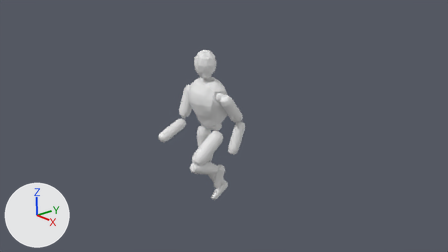
A saved change to the Blender file 2021 - Reclamation/Player.blend.
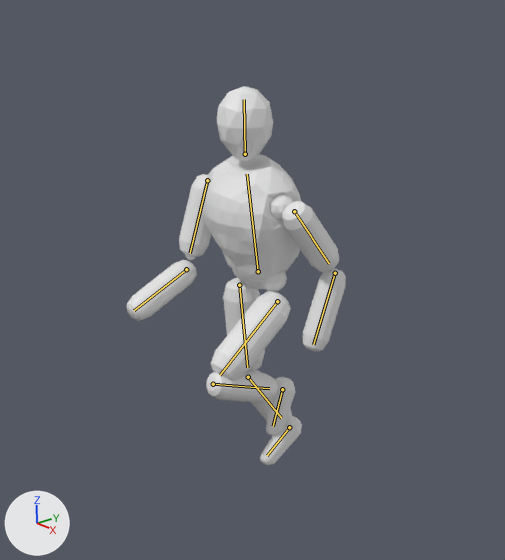
Old and new are each drawn from the file's camera 'Camera' and again close up on the part from 24% to 69% of the width and 6% to 94% of the height. The lights are fixed; the arrows at lower left show +X, +Y and +Z. Both versions are drawn at frame 1 of the action 'Run - Player'; the numbers are the values there. The bones that bend it are drawn over the model as lines in the close-ups.

Objects in the first close-up: 'Body'.
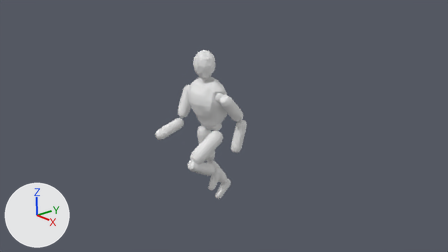
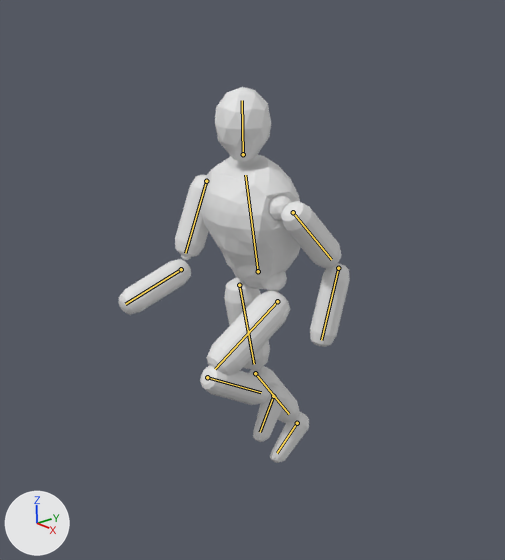
The change in detail:
Bone 'Spine' (bone_spine) turns from (7, 0, 0) to (8, 0, 0) degrees about its own x, y and z.
Bone 'L - Upper Arm' (bone_l___upper_arm) turns from (-28, 0, -90) to (-32, 0, -90) degrees about its own x, y and z.
Bone 'R - Upper Arm' (bone_r___upper_arm) turns from (25, 0, 90) to (30, 0, 90) degrees about its own x, y and z.
Bone 'R - Forearm' (bone_r___forearm) turns from (48, 0, 0) to (52, 0, 0) degrees about its own x, y and z.
Bone 'L - Thigh' (bone_l___thigh) turns from (-51, 0, 0) to (-57, 0, 0) degrees about its own x, y and z.
Bone 'L - Shin' (bone_l___shin) turns from (122, 0, 0) to (119, 0, 0) degrees about its own x, y and z.
Bone 'R - Thigh' (bone_r___thigh) turns from (5, 0, 0) to (11, 0, 0) degrees about its own x, y and z.
Bone 'R - Shin' (bone_r___shin) turns from (31, 0, 0) to (26, 0, 0) degrees about its own x, y and z.
Bone 'R - Foot' (bone_r___foot) turns from (0, 0, 0) to (6, 0, 0) degrees about its own x, y and z.

Pixel boxes (x1, y1, x2, y2) of what changed, in the close-ups (505 x 560 px):
'Body', posed: before (127, 86, 346, 465); after (119, 87, 350, 463)
bone 'Spine', root to tip: before (258, 271) to (247, 174); after (258, 271) to (245, 175)
bone 'L - Upper Arm', root to tip: before (294, 211) to (329, 263); after (293, 212) to (331, 259)
bone 'R - Upper Arm', root to tip: before (207, 180) to (190, 253); after (206, 181) to (185, 253)
bone 'R - Forearm', root to tip: before (186, 269) to (134, 310); after (181, 269) to (125, 304)
bone 'L - Thigh', root to tip: before (277, 301) to (220, 375); after (277, 301) to (215, 369)
bone 'L - Shin', root to tip: before (213, 384) to (269, 388); after (207, 377) to (261, 392)
bone 'R - Thigh', root to tip: before (239, 285) to (247, 367); after (239, 285) to (254, 364)
bone 'R - Shin', root to tip: before (248, 377) to (281, 418); after (255, 373) to (289, 414)
bone 'R - Foot', root to tip: before (289, 427) to (267, 455); after (297, 423) to (277, 453)
